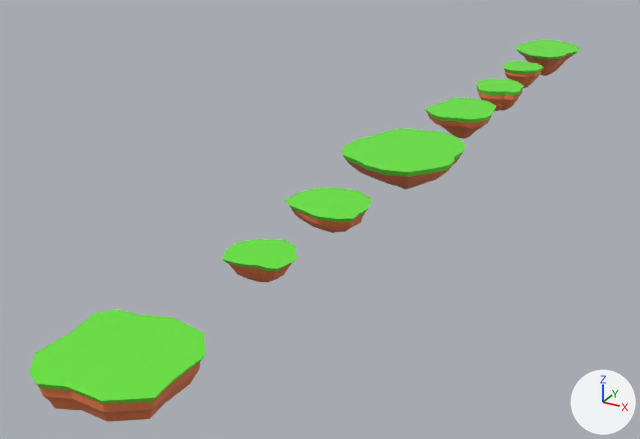
Two versions of the Blender file Models/Islands_Joined.blend, one commit apart.
Rendered twice from a camera (50 mm lens) standing at (60.8, -238.2, 53.9) and looking at (-15.3, -99.8, -15.3). Lighting does not change. The marker at lower right points along +X, +Y and +Z.

In view in the first picture: 'Island 1', 'Island 2', 'Island 3', 'Island 4', 'Island 5', 'Island 6', 'Island 7', 'Island 8'.
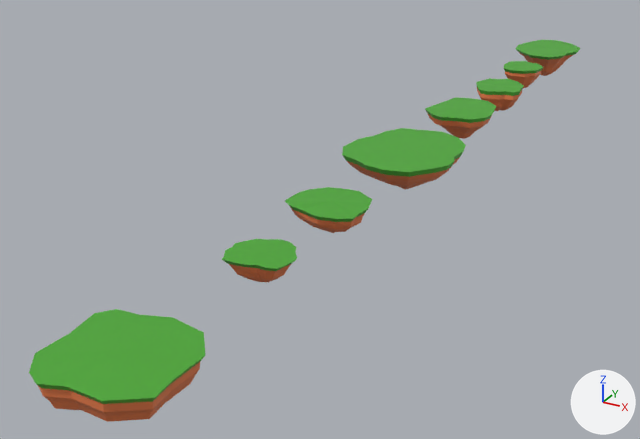
Pixel boxes (x1, y1, x2, y2) of what changed, in the pictures (640 x 439 px):
'Island 8', recoloured: (29, 309, 205, 407) in both
'Island 3', recoloured: (342, 128, 466, 179) in both
'Island 2', recoloured: (285, 187, 372, 225) in both
'Island 1', recoloured: (222, 239, 297, 274) in both
'Island 4', recoloured: (425, 97, 496, 139) in both
'Island 7', recoloured: (515, 40, 580, 74) in both
'Island 5', recoloured: (476, 78, 524, 111) in both
'Island 6', recoloured: (504, 61, 543, 88) in both

Patch to the scene script:
```diff
--- a/Models/Islands_Joined.blend.py
+++ b/Models/Islands_Joined.blend.py
@@ mat_grass @@
 mat_grass = principled_material('Grass')
-mat_grass.base_color = (0.138, 0.801, 0.0421)  # green #68e73a
+mat_grass.base_color = (0.0702, 0.392, 0.03)  # green #4ba830
```
